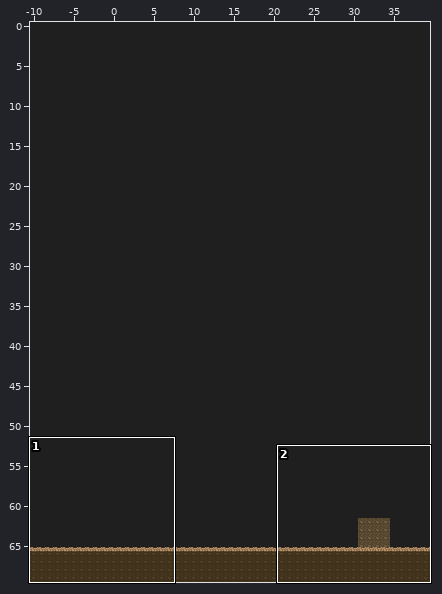
Two states of a Tiled map, res/level/ascent/ascent.tmx. The picture above shows the old version from afar; the outline marks the close-up.
Close-up. As it was:
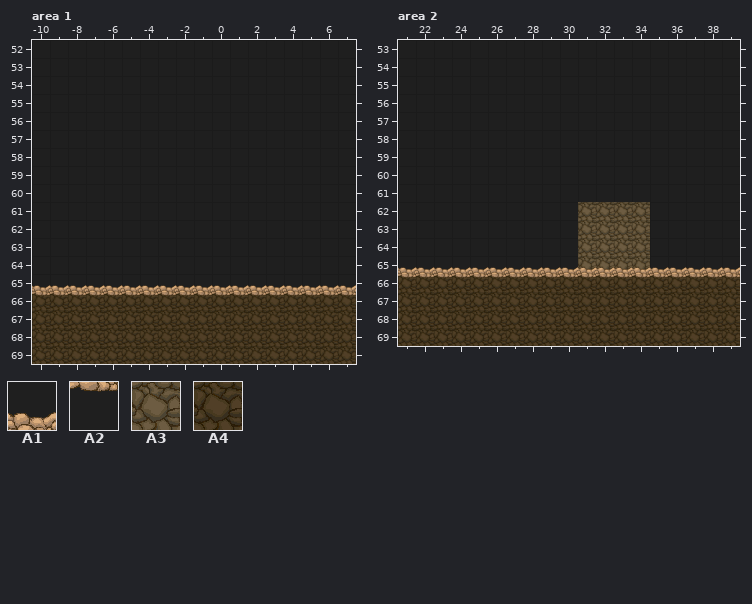
Cells are 50x50 px. Shown: area 1 x -10..7, y 52..69; area 2 x 21..39, y 53..69. The commit also changed other parts of the map, which this record leaves out. The old version is drawn lined up with the new one.
Key: from "tileset_level_ascent": A1 4, A2 27, A3 50, A4 53.
__ is an empty cell.
Layers that did not change in this view are not listed.
Layer "BG 1" before, area 1, first column x -10:
60 __ __ __ __ __ __ __ __ __ __ __ __ __ __ __ __ __ __
61 __ __ __ __ __ __ __ __ __ __ __ __ __ __ __ __ __ __
62 __ __ __ __ __ __ __ __ __ __ __ __ __ __ __ __ __ __
63 __ __ __ __ __ __ __ __ __ __ __ __ __ __ __ __ __ __
64 __ __ __ __ __ __ __ __ __ __ __ __ __ __ __ __ __ __
65 __ __ __ __ __ __ __ __ __ __ __ __ __ __ __ __ __ __
66 A4 A4 A4 A4 A4 A4 A4 A4 A4 A4 A4 A4 A4 A4 A4 A4 A4 A4
67 A4 A4 A4 A4 A4 A4 A4 A4 A4 A4 A4 A4 A4 A4 A4 A4 A4 A4
68 A4 A4 A4 A4 A4 A4 A4 A4 A4 A4 A4 A4 A4 A4 A4 A4 A4 A4
69 A4 A4 A4 A4 A4 A4 A4 A4 A4 A4 A4 A4 A4 A4 A4 A4 A4 A4
Layer "BG 2" before, area 1, first column x -10:
59 __ __ __ __ __ __ __ __ __ __ __ __ __ __ __ __ __ __
60 __ __ __ __ __ __ __ __ __ __ __ __ __ __ __ __ __ __
61 __ __ __ __ __ __ __ __ __ __ __ __ __ __ __ __ __ __
62 __ __ __ __ __ __ __ __ __ __ __ __ __ __ __ __ __ __
63 __ __ __ __ __ __ __ __ __ __ __ __ __ __ __ __ __ __
64 __ __ __ __ __ __ __ __ __ __ __ __ __ __ __ __ __ __
65 A1 A1 A1 A1 A1 A1 A1 A1 A1 A1 A1 A1 A1 A1 A1 A1 A1 A1
66 A2 A2 A2 A2 A2 A2 A2 A2 A2 A2 A2 A2 A2 A2 A2 A2 A2 A2
67 __ __ __ __ __ __ __ __ __ __ __ __ __ __ __ __ __ __
68 __ __ __ __ __ __ __ __ __ __ __ __ __ __ __ __ __ __
Layer "BG 1" before, area 2, first column x 21:
53 __ __ __ __ __ __ __ __ __ __ __ __ __ __ __ __ __ __ __
54 __ __ __ __ __ __ __ __ __ __ __ __ __ __ __ __ __ __ __
55 __ __ __ __ __ __ __ __ __ __ __ __ __ __ __ __ __ __ __
56 __ __ __ __ __ __ __ __ __ __ __ __ __ __ __ __ __ __ __
57 __ __ __ __ __ __ __ __ __ __ __ __ __ __ __ __ __ __ __
58 __ __ __ __ __ __ __ __ __ __ __ __ __ __ __ __ __ __ __
59 __ __ __ __ __ __ __ __ __ __ __ __ __ __ __ __ __ __ __
60 __ __ __ __ __ __ __ __ __ __ __ __ __ __ __ __ __ __ __
61 __ __ __ __ __ __ __ __ __ __ __ __ __ __ __ __ __ __ __
62 __ __ __ __ __ __ __ __ __ __ A3 A3 A3 A3 __ __ __ __ __
63 __ __ __ __ __ __ __ __ __ __ A3 A3 A3 A3 __ __ __ __ __
64 __ __ __ __ __ __ __ __ __ __ A3 A3 A3 A3 __ __ __ __ __
65 __ __ __ __ __ __ __ __ __ __ A3 A3 A3 A3 __ __ A1 A1 A1
66 A4 A4 A4 A4 A4 A4 A4 A4 A4 A4 A4 A4 A4 A4 A4 A4 A4 A4 A4
67 A4 A4 A4 A4 A4 A4 A4 A4 A4 A4 A4 A4 A4 A4 A4 A4 A4 A4 A4
68 A4 A4 A4 A4 A4 A4 A4 A4 A4 A4 A4 A4 A4 A4 A4 A4 A4 A4 A4
69 A4 A4 A4 A4 A4 A4 A4 A4 A4 A4 A4 A4 A4 A4 A4 A4 A4 A4 A4
Layer "BG 2" before, area 2, first column x 21:
55 __ __ __ __ __ __ __ __ __ __ __ __ __ __ __ __ __ __ __
56 __ __ __ __ __ __ __ __ __ __ __ __ __ __ __ __ __ __ __
57 __ __ __ __ __ __ __ __ __ __ __ __ __ __ __ __ __ __ __
58 __ __ __ __ __ __ __ __ __ __ __ __ __ __ __ __ __ __ __
59 __ __ __ __ __ __ __ __ __ __ __ __ __ __ __ __ __ __ __
60 __ __ __ __ __ __ __ __ __ __ __ __ __ __ __ __ __ __ __
61 __ __ __ __ __ __ __ __ __ __ __ __ __ __ __ __ __ __ __
62 __ __ __ __ __ __ __ __ __ __ __ __ __ __ __ __ __ __ __
63 __ __ __ __ __ __ __ __ __ __ __ __ __ __ __ __ __ __ __
64 __ __ __ __ __ __ __ __ __ __ __ __ __ __ __ __ __ __ __
65 A1 A1 A1 A1 A1 A1 A1 A1 A1 A1 A1 A1 A1 A1 A1 A1 __ __ __
66 A2 A2 A2 A2 A2 A2 A2 A2 A2 A2 A2 A2 A2 A2 A2 A2 A2 A2 A2
67 __ __ __ __ __ __ __ __ __ __ __ __ __ __ __ __ __ __ __
68 __ __ __ __ __ __ __ __ __ __ __ __ __ __ __ __ __ __ __
New version:
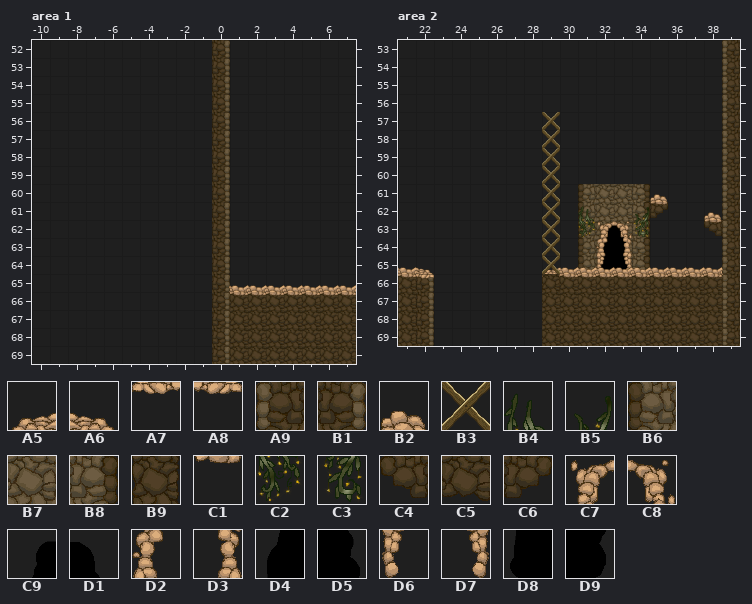
Further tiles: from "tileset_level_ascent": A5 3, A6 5, A7 26, A8 28, A9 52, B1 54, B2 80, B3 82, B4 92, B5 94, B6 98, B7 99, B8 100, B9 102, C1 103, C2 115, C3 117, C4 118, C5 119, C6 120, C7 139, C8 140, C9 141, D1 142, D2 162, D3 163, D4 164, D5 165, D6 185, D7 186, D8 187, D9 188.
The exact change:
map size 50x70 -> 40x70 cells (old content now starts at -10,0; both pictures use the new coordinates)
Layer "BG 1", area 1:
Tile A4 is gone in rows 66 to 69 at x -10 to -1.
Layer "BG 2", area 1:
Tile A1 is gone in row 65 at x -10 to -1.
Tile A2 is gone in row 66 at x -10 to -1.
Layer "LFG 1", area 1:
Tile B1 now appears in rows 52 to 69 at x 0.
Layer "BG 1", area 2:
The author changed tile A4 to tile B1 in rows 66 to 69 at x 22.
Tile B3 now appears in rows 57 to 64 at x 29.
The author changed tile A3 to tile B6 in rows 62 to 65 at x 31.
The author changed tile A3 to tile B8 in rows 63 to 65 at x 34.
Tile C4 now appears in row 63 at x 38.
The author changed tile A3 to tile C5 in row 62 at x 34.
Tile C5 now appears in row 63 at x 39.
Tile C6 now appears in row 62 at x 35.
Tile A4 is gone in rows 66 to 69 at x 23 to 28.
Layer "BG 2", area 2:
The author changed tile A1 to tile A5 in row 65 at x 29.
The author changed tile A1 to tile A6 in row 65 at x 22.
The author changed tile A2 to tile A7 in row 66 at x 29.
The author changed tile A2 to tile A8 in row 66 at x 22.
Tile B2 now appears in row 61 at x 35; in row 62 at x 38.
Tile B4 now appears in row 62 at x 31.
Tile B6 now appears in row 61 at x 31.
Tile B7 now appears in row 61 at x 32 to 33.
Tile B8 now appears in rows 61 to 62 at x 34.
Tile C2 now appears in row 63 at x 31.
Tile C3 now appears in row 63 at x 34.
Tile C4 now appears in row 63 at x 38.
Tile C6 now appears in row 62 at x 35.
Tile C9 now appears in row 63 at x 32.
Tile D1 now appears in row 63 at x 33.
Tile D4 now appears in row 64 at x 32.
Tile D5 now appears in row 64 at x 33.
The author changed tile A1 to tile D8 in row 65 at x 32.
The author changed tile A1 to tile D9 in row 65 at x 33.
Tile A1 is gone in row 65 at x 23 to 28.
Tile A2 is gone in row 66 at x 23 to 28.
Layer "BG 3", area 2:
Tile B2 now appears in row 61 at x 35; in row 62 at x 38.
Tile B3 now appears in row 65 at x 29.
Tile B5 now appears in row 62 at x 34.
Tile B9 now appears in row 66 at x 29.
Tile C1 now appears in row 62 at x 35; in row 63 at x 38.
Tile C7 now appears in row 63 at x 32.
Tile C8 now appears in row 63 at x 33.
Tile D2 now appears in row 64 at x 32.
Tile D3 now appears in row 64 at x 33.
Tile D6 now appears in row 65 at x 32.
Tile D7 now appears in row 65 at x 33.
Layer "BG 4", area 2:
Tile A1 now appears in row 65 at x 32 to 33.
Layer "LFG 1", area 2:
Tile A9 now appears in rows 53 to 69 at x 39.
